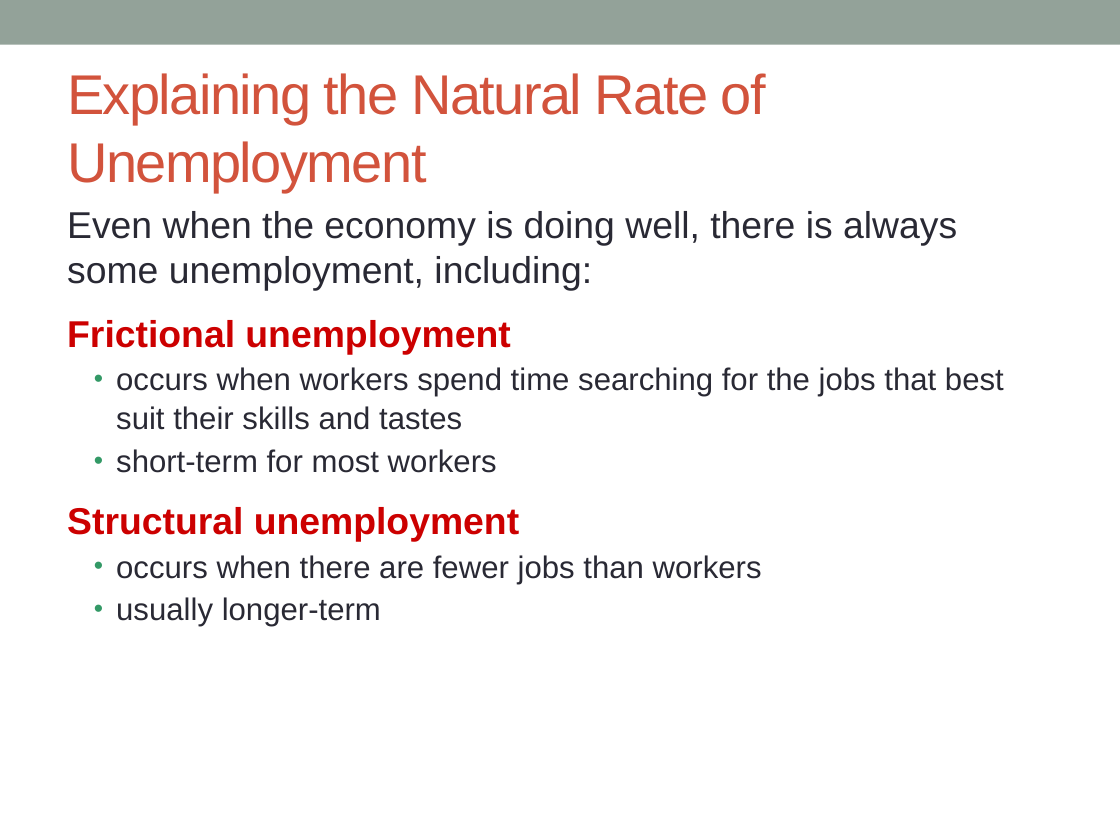
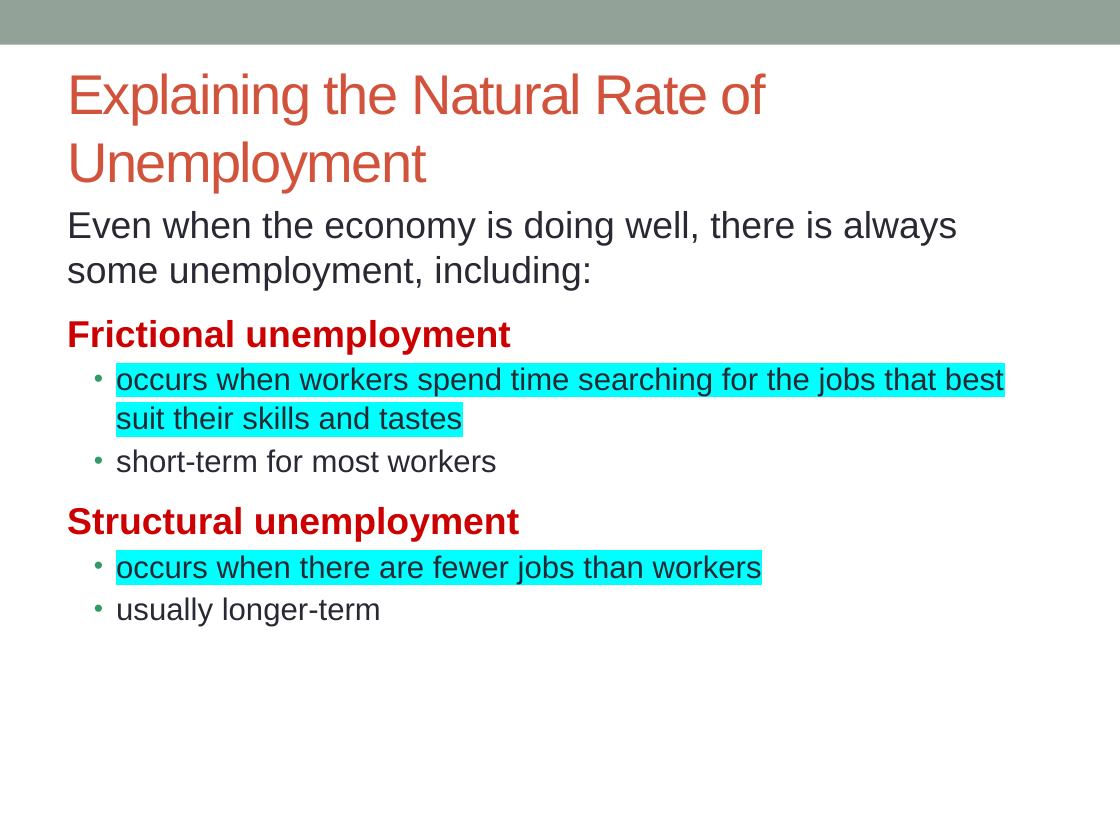
Before and after one commit to AbdullahRFA/3-1_All_Resources, a slide deck: slide 11 of Economics(CSE-301)/tutorial 3/Unemployment_peco.pptx. Drawn at 1120x840 pixels with LibreOffice and Linux fonts; fonts in the diff are those of the drawing; background and template pictures are left out. Boxes give left, top, right and bottom in pixels: in the first picture for what was removed or moved away, otherwise in the second. Text is boxed around its words. In the diff, an @@ line names an element or a change of style, - is before the commit and + after.

```diff
--- a/Economics(CSE-301)/tutorial 3/Unemployment_peco.pptx
+++ b/Economics(CSE-301)/tutorial 3/Unemployment_peco.pptx
@@ text at (x1=116, y1=367, x2=1004, y2=584): highlight none to #00FFFF in "occurs when workers spend time searching for ...", "occurs when there are fewer jobs than ..." @@
```
Also in this commit, not shown: 4 other slides changed, 41 other files.
